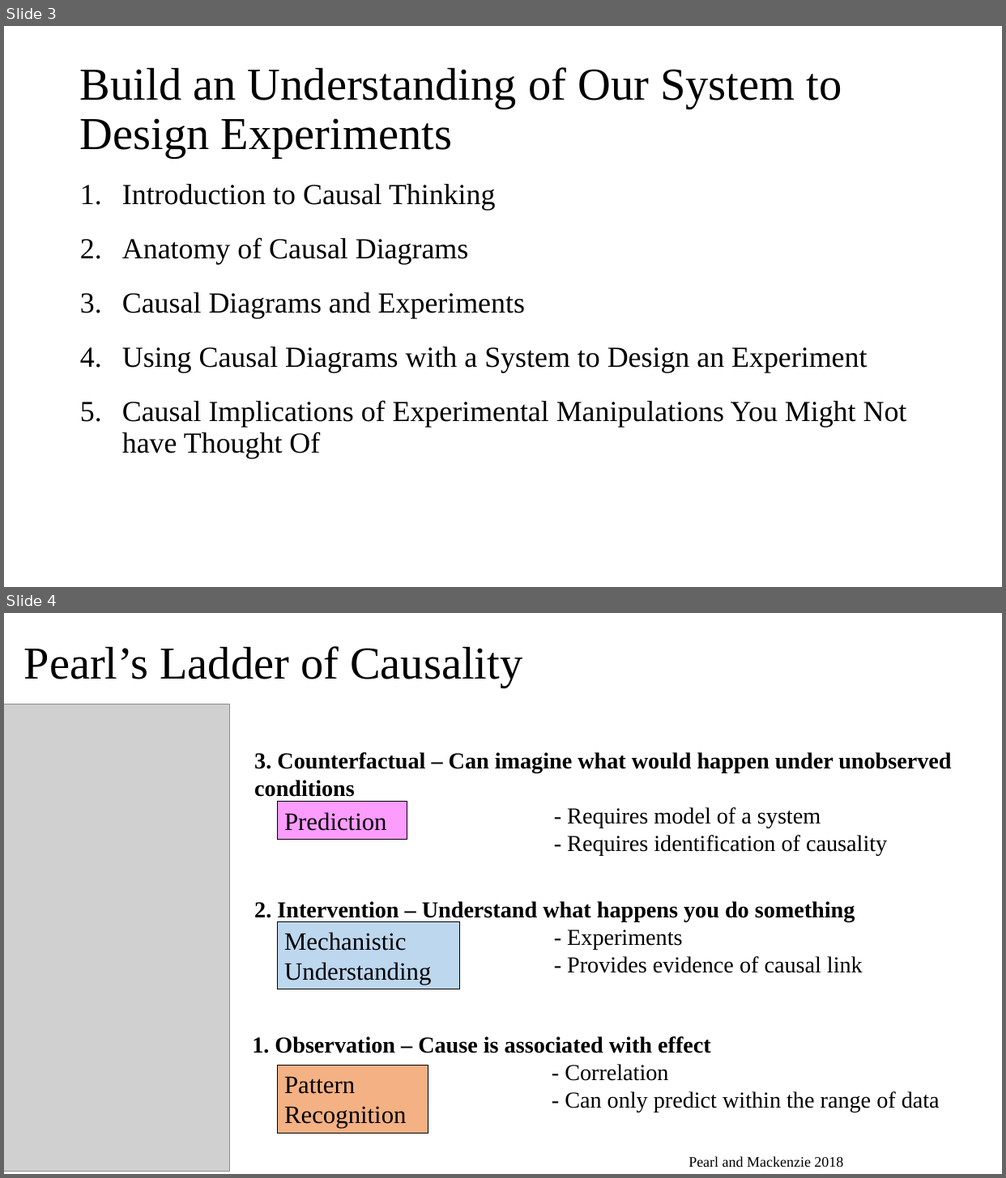
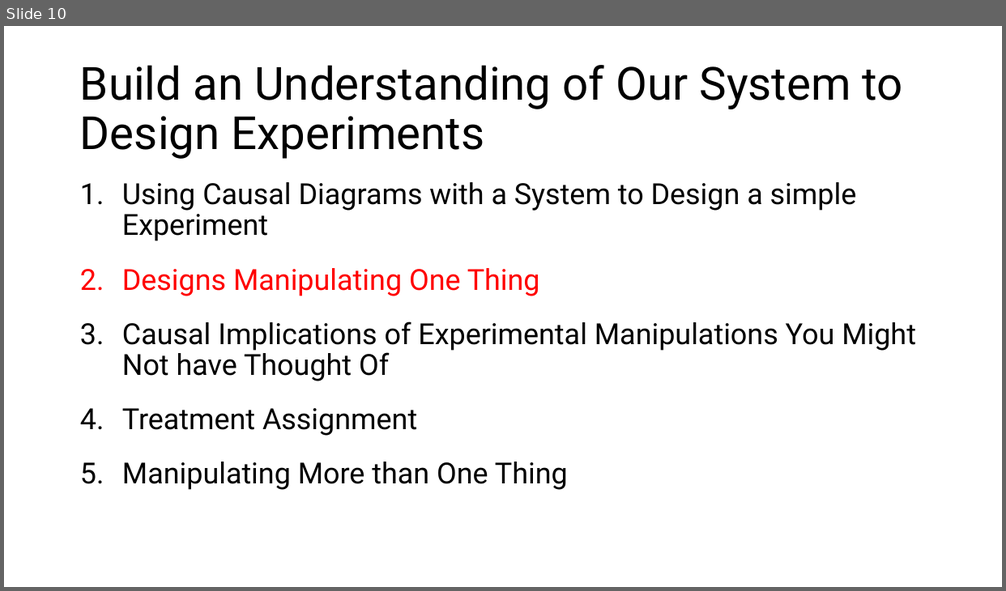
Before and after one commit to biol607/biol607.github.io, a slide deck: lectures/causality_experiments.pptx. Shown one above the other, each under a label of ours: slides 3 and 4 before the commit, slide 10 after it. The pictures are 1006x1178 and 1006x591 pixels, drawn with LibreOffice and Linux fonts; fonts in the diff are those of the drawing; grey boxes stand for pictures. Boxes give left, top, right and bottom in pixels: in the first picture for what was removed or moved away, otherwise in the second. Text is boxed around its words. In the diff, an @@ line names an element or a change of style, - is before the commit and + after.

Commit message:
Updating expt design lecture

```diff
--- a/lectures/causality_experiments.pptx
+++ b/lectures/causality_experiments.pptx
@@ slide 4 removed at box(4, 613, 1002, 1174), background #FFFFFF @@
@@ title removed at box(24, 646, 522, 688) @@
-Pearl’s Ladder of Causality
@@ picture removed at box(4, 705, 230, 1171) @@
@@ text removed at box(254, 752, 951, 855) @@
-3. Counterfactual – Can imagine what would happen under unobserved conditions
-- Requires model of a system
-- Requires identification of causality
@@ rectangle removed at box(277, 802, 407, 839) @@
-Prediction
@@ text removed at box(254, 901, 863, 973) @@
-2. Intervention – Understand what happens you do something
-- Experiments
-- Provides evidence of causal link
@@ rectangle removed at box(277, 922, 460, 990) @@
-Mechanistic
-Understanding
@@ text removed at box(252, 1037, 940, 1112) @@
-1. Observation – Cause is associated with effect
-- Correlation
-- Can only predict within the range of data
@@ rectangle removed at box(277, 1065, 428, 1133) @@
-Pattern
-Recognition
@@ text removed at box(688, 1157, 843, 1167) @@
-Pearl and Mackenzie 2018
@@ what was slide 3 is now slide 10 @@
@@ slide 10 changed as well @@
@@ title "Build an Understanding of Our ..." at box(80, 65, 903, 159): font Times New Roman to Roboto @@
@@ text at box(122, 182, 857, 297): text changed; font Times New Roman to Roboto @@
-1. Introduction to Causal Thinking
-2. Anatomy of Causal Diagrams
-3. Causal Diagrams and Experiments
-4. Using Causal Diagrams with a System to Design an Experiment
+1. Using Causal Diagrams with a System to Design a simple Experiment
+2. Designs Manipulating One Thing
@@ text at box(122, 322, 916, 382): font Times New Roman to Roboto in "Causal Implications of Experimental Manipulations You Might ..." @@
@@ text at box(122, 408, 568, 490): paragraphs added @@
+4. Treatment Assignment
+5. Manipulating More than One Thing
```
Also in this commit, not shown: 21 other slides changed, 25 slides added, 29 other slides removed.
